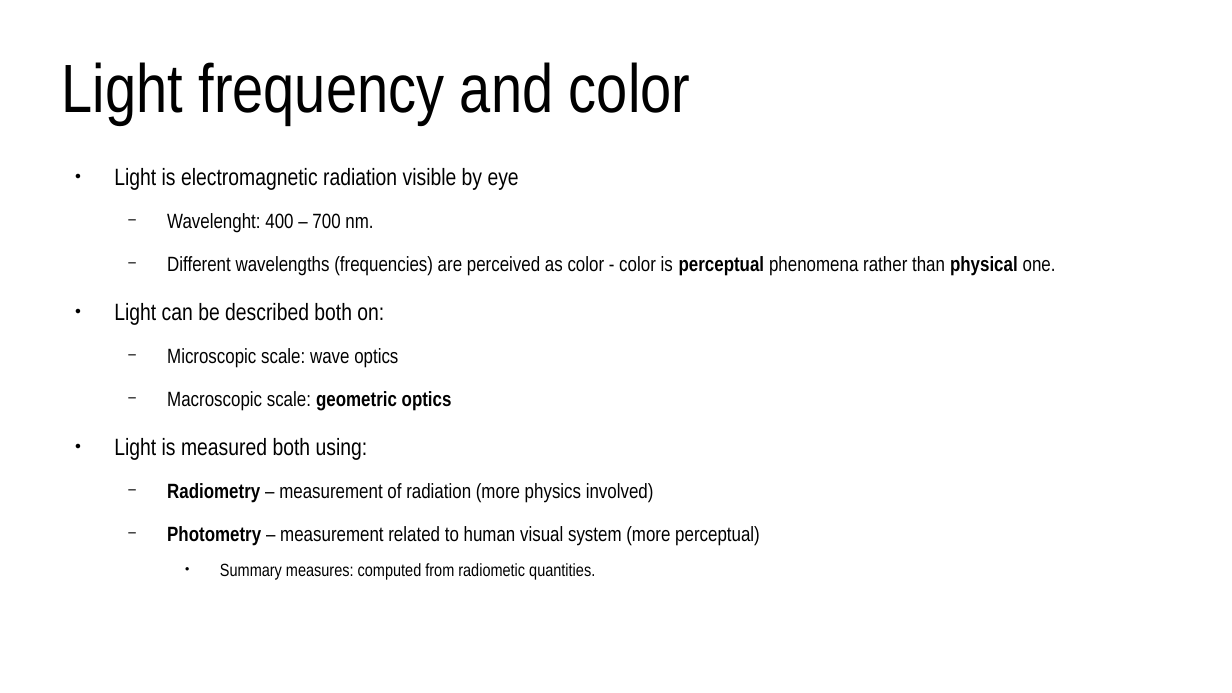
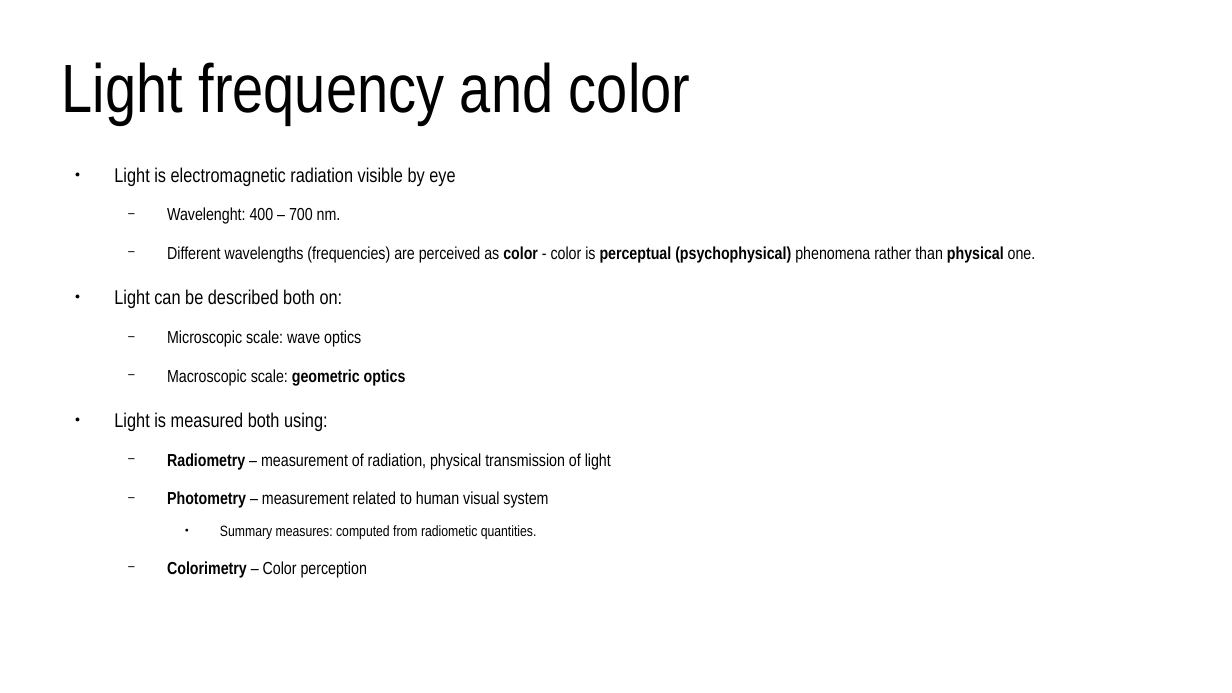
Before and after one commit to lorentzo/IntroductionToComputerGraphics, a slide deck: slide 2 of lectures/3_foundations_3d_scene/3_3_light.odp. Drawn at 1232x693 pixels with LibreOffice and Linux fonts; fonts in the diff are those of the drawing. Boxes give left, top, right and bottom in pixels: in the first picture for what was removed or moved away, otherwise in the second. Text is boxed around its words. In the diff, an @@ line names an element or a change of style, - is before the commit and + after.

Commit message:
light

```diff
--- a/lectures/3_foundations_3d_scene/3_3_light.odp
+++ b/lectures/3_foundations_3d_scene/3_3_light.odp
@@ text at <box>114,167,537,539</box>: size 15.2 to 12.8 pt in "Light is electromagnetic radiation visible by eye", "Light can be described both on:", "Light is measured both using:"; size 13.3 to 11.2 pt in "Wavelenght: 400 – 700 nm.", "Microscopic scale: wave optics", "Macroscopic scale: geometric optics"; size 11.4 to 9.6 pt in "Summary measures: computed from radiometic quantities." @@
@@ text at <box>167,246,1036,263</box>: text changed; size 13.3 to 11.2 pt @@
-  − Different wavelengths (frequencies) are perceived as color - color is perceptual phenomena rather than physical one.
+  − Different wavelengths (frequencies) are perceived as color - color is perceptual (psychophysical) phenomena rather than physical one.
@@ text at <box>167,453,611,508</box>: text changed; size 13.3 to 11.2 pt @@
-  − Radiometry – measurement of radiation (more physics involved)
-  − Photometry – measurement related to human visual system (more perceptual)
+  − Radiometry – measurement of radiation, physical transmission of light
+  − Photometry – measurement related to human visual system
@@ text at <box>167,561,367,578</box>: paragraph added @@
+  − Colorimetry – Color perception
```
Also in this commit, not shown: 10 other slides changed, 13 slides added, 2 slides removed, 11 other files.
